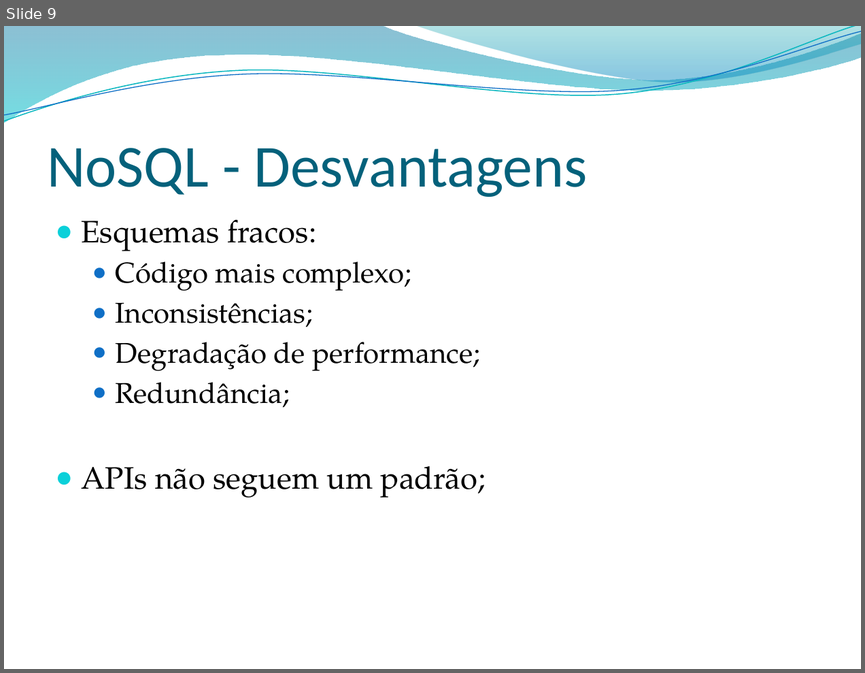
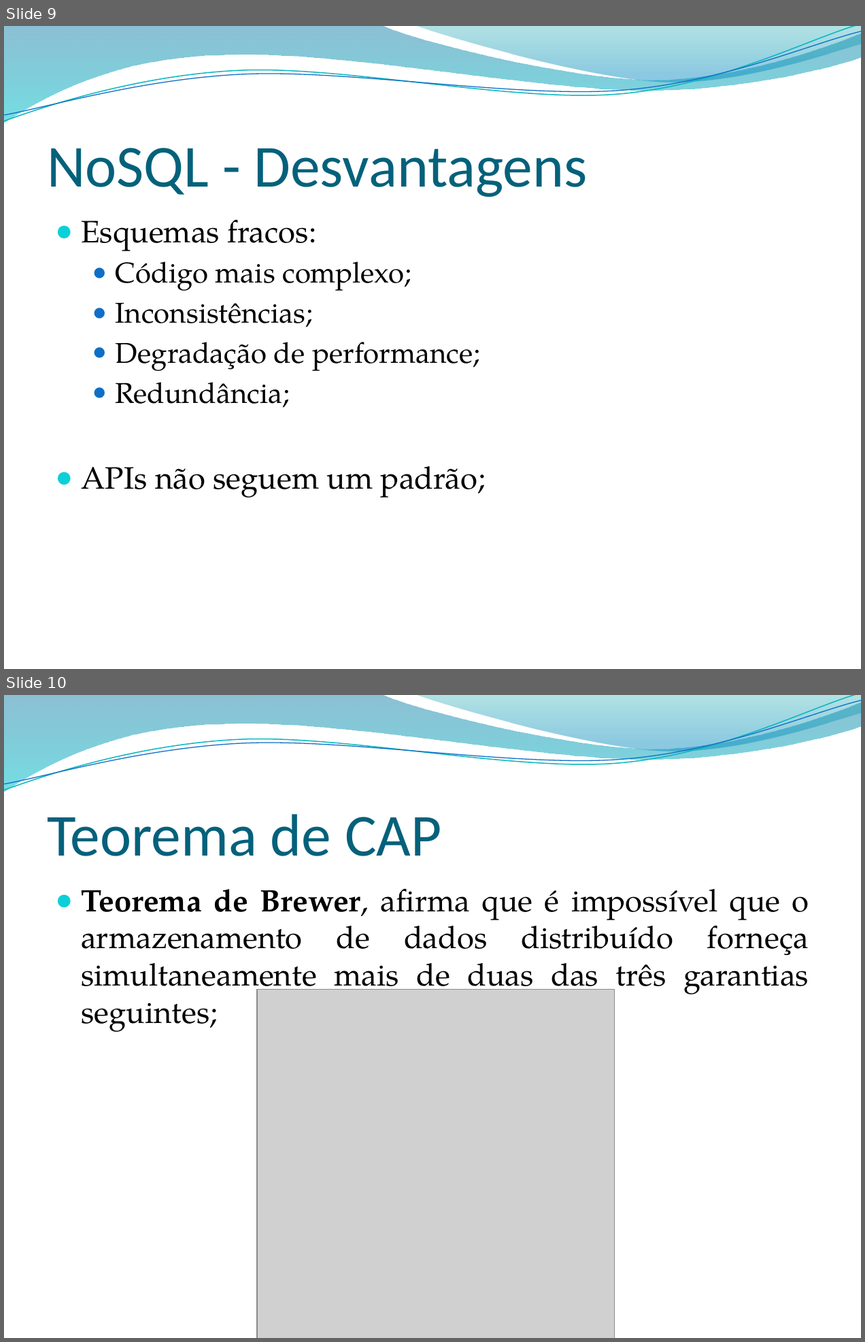
Before and after one commit to leonardopordeus/BD, a slide deck: Aula04.pptx. Shown one above the other, each under a label of ours: slide 9 before the commit, slides 9 and 10 after it. The pictures are 865x673 and 865x1342 pixels, drawn with LibreOffice and Linux fonts; fonts in the diff are those of the drawing; grey boxes stand for pictures; background and template pictures are left out. Boxes give left, top, right and bottom in pixels: in the first picture for what was removed or moved away, otherwise in the second. Text is boxed around its words. In the diff, an @@ line names an element or a change of style, - is before the commit and + after.

```diff
--- a/Aula04.pptx
+++ b/Aula04.pptx
@@ slide 10 added at [4, 695, 861, 1338], background picture (left out); not listed: 4 template elements that a slide beside it also shows @@
@@ title added at [47, 814, 441, 856], 50 pt, text #04617B @@
+Teorema de CAP
@@ text added at [81, 888, 809, 1032], 26 pt, text #000000 @@
+● Teorema de Brewer, afirma que é impossível que o armazenamento de dados distribuído forneça simultaneamente mais de duas das três garantias seguintes;
@@ picture added at [257, 989, 614, 1338] @@
```
Also in this commit, not shown: 1 slide changed, 3 other slides added, 1 other file.
